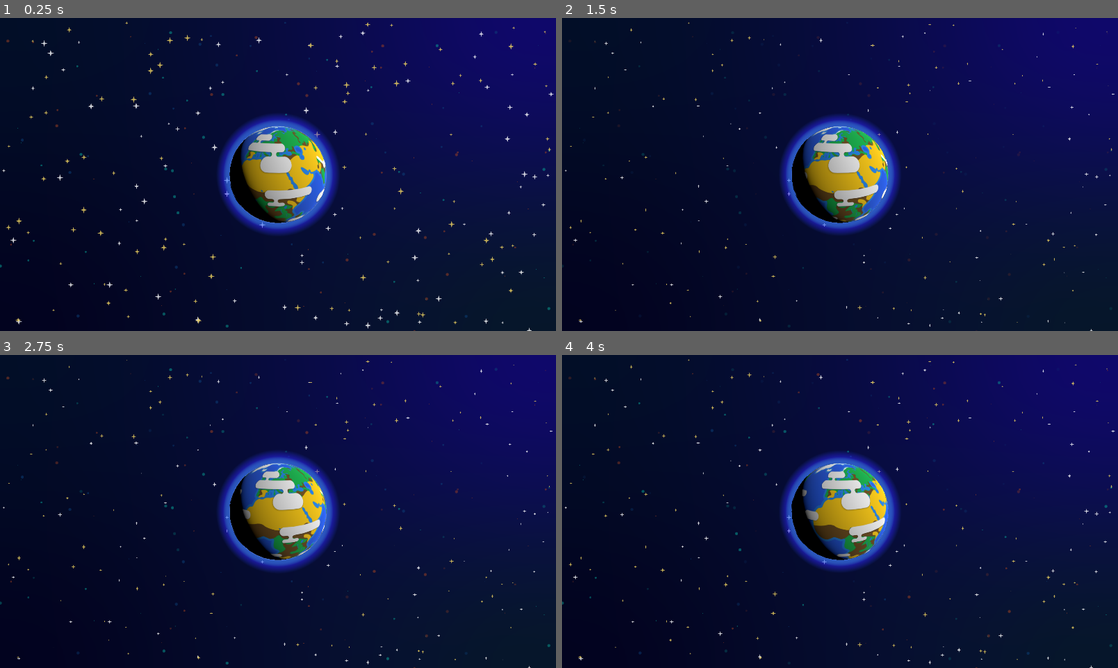
Above: before the commit, frames 1-4 (two rows, left to right).
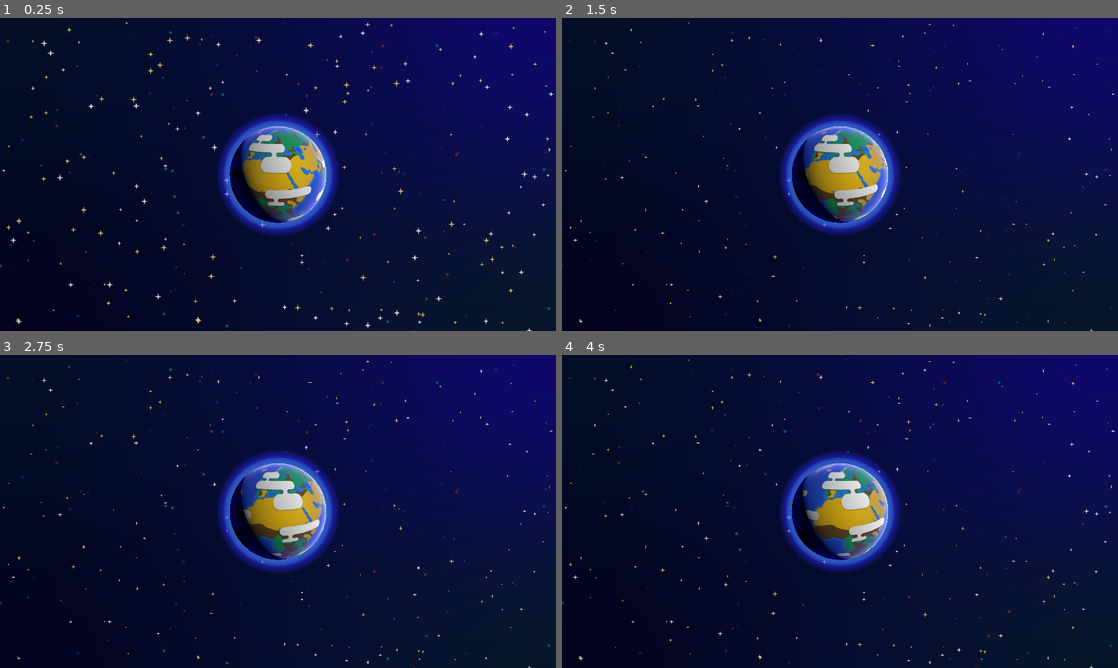
Above: after the commit, the same moments.

Repository: Assasquid/space_junkers
Game: Godot game, scene res://level.tscn
The game is run twice, just before and just after one commit, with the same random seed, the same clock (stepped at 60 frames per second) and the same inputs.
Inputs (mouse positions are in pixels of both pictures, inside the frame that each line leads up to):
- Up to frame 1 (0.25 s): no input
- Up to frame 2 (1.5 s): move the mouse to (962, 158) at 0.52 s; move the mouse to (728, 190) at 1.27 s
- Up to frame 3 (2.75 s): move the mouse to (333, 442) at 2.02 s
- Up to frame 4 (4 s): move the mouse to (812, 574) at 2.77 s; move the mouse to (1006, 558) at 3.52 s

The runs differ from the first frame. In frame 1, 1.6% of the frame differs, in the area x 41-59%, y 34-66%; in frame 2, 1.7%; in frame 3, 1.7%; in frame 4, 1.6%.

Commit message:
Add the fresnel effect back.
Add the fresnel effect back to Earth. But same size to give that glowy edge look.

Diff:
--- a/earth/earth.tscn
+++ b/earth/earth.tscn
@@ -19,8 +19,8 @@
 shader = ExtResource("3_xlpn8")
 
 [sub_resource type="SphereMesh" id="SphereMesh_s65as"]
-radius = 2.2
-height = 4.4
+radius = 2.0
+height = 4.0
 radial_segments = 42
 rings = 42
 
@@ -40,16 +40,15 @@
 
 [node name="Clouds" type="CSGSphere3D" parent="."]
 transform = Transform3D(-0.953375, 0, 0.301788, 0, 1, 0, -0.301787, 0, -0.953375, 0, 0, 0)
-radius = 2.02
+radius = 2.0
 radial_segments = 42
 rings = 42
 material = SubResource("StandardMaterial3D_1pr36")
 
-[node name="Camera3D" type="Camera3D" parent="."]
-transform = Transform3D(1, 0, 0, 0, 0.894934, 0.446198, 0, -0.446198, 0.894934, 0, 2, 4)
-
 [node name="FresnelAura" type="MeshInstance3D" parent="."]
-visible = false
 material_override = SubResource("ShaderMaterial_upnes")
 cast_shadow = 0
 mesh = SubResource("SphereMesh_s65as")
+
+[node name="Camera3D" type="Camera3D" parent="."]
+transform = Transform3D(1, 0, 0, 0, 0.894934, 0.446198, 0, -0.446198, 0.894934, 0, 2, 4)
--- a/earth/earth_fresnel.tres
+++ b/earth/earth_fresnel.tres
@@ -1,10 +1,10 @@
 [gd_resource type="VisualShader" load_steps=3 format=3 uid="uid://0eexvlx0weft"]
 
 [sub_resource type="VisualShaderNodeFresnel" id="VisualShaderNodeFresnel_37hie"]
-default_input_values = [2, false, 3, 2.0]
+default_input_values = [2, false, 3, 1.5]
 
 [sub_resource type="VisualShaderNodeColorConstant" id="VisualShaderNodeColorConstant_lgpfk"]
-constant = Color(0.118529, 0.343485, 0.999986, 1)
+constant = Color(0, 0.013016, 0.42376, 1)
 
 [resource]
 code = "shader_type spatial;
@@ -15,12 +15,12 @@
 
 void fragment() {
 // Fresnel:2
-	float n_in2p3 = 2.00000;
+	float n_in2p3 = 1.50000;
 	float n_out2p0 = pow(1.0 - clamp(dot(NORMAL, VIEW), 0.0, 1.0), n_in2p3);
 
 
 // ColorConstant:3
-	vec4 n_out3p0 = vec4(0.118529, 0.343485, 0.999986, 1.000000);
+	vec4 n_out3p0 = vec4(0.000000, 0.013016, 0.423760, 1.000000);
 
 
 // Output:0
@@ -31,6 +31,7 @@
 
 }
 "
+graph_offset = Vector2(-798, 119)
 nodes/fragment/2/node = SubResource("VisualShaderNodeFresnel_37hie")
 nodes/fragment/2/position = Vector2(-360, 260)
 nodes/fragment/3/node = SubResource("VisualShaderNodeColorConstant_lgpfk")
